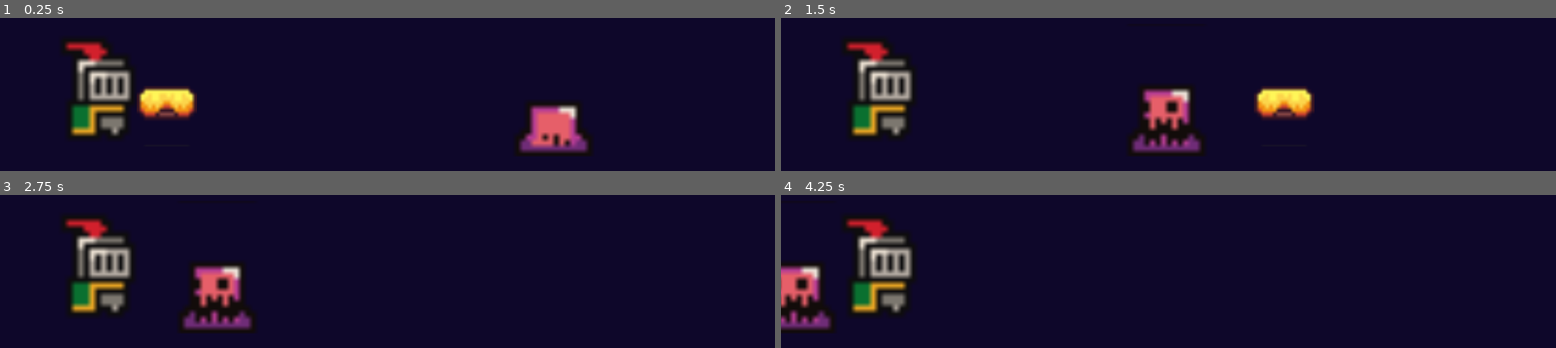
Above: before the commit, frames 1-4 (two rows, left to right).
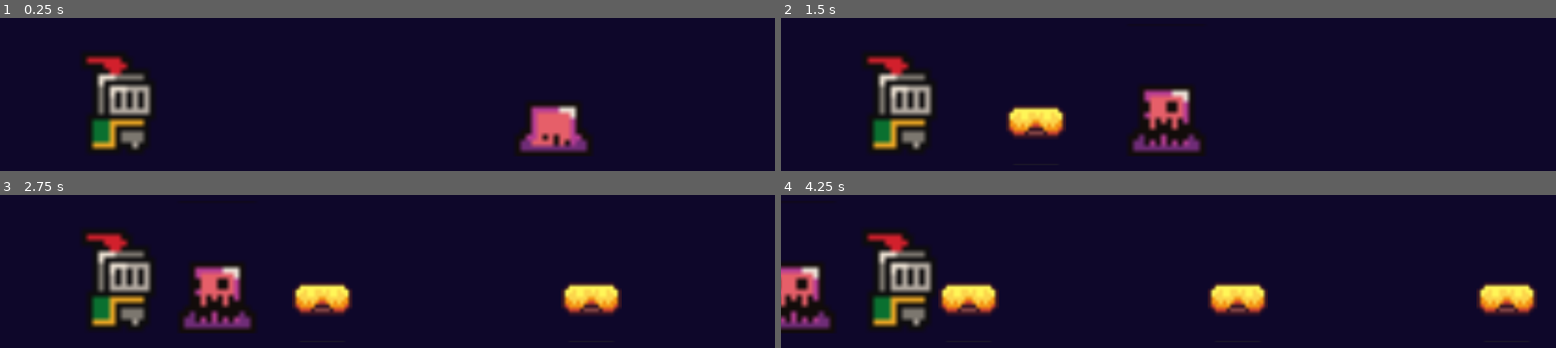
Above: after the commit, the same moments.

Repository: mightynumber2/godot-components
Game: Godot game, scene res://main.tscn
The game is run twice, just before and just after one commit, with the same random seed, the same clock (stepped at 60 frames per second) and the same inputs.
Inputs:
- Up to frame 1 (0.25 s): no input
- Up to frame 2 (1.5 s): no input
- Up to frame 3 (2.75 s): no input
- Up to frame 4 (4.25 s): no input

The runs differ from the first frame. In frame 1, 6.8% of the frame differs, in the area x 8-26%, y 13-88%; in frame 2, 8.7%; in frame 3, 8.7%; in frame 4, 10%, in the area x 8-98%, y 13-88%.

Commit message:
Add timer to knight for periodic projectile spawning
- Removed projectile node from scene root; projectiles are now dynamically created.
- Added a Timer node to the Knight node.
- Connected the Timer to knight.gd via a signal to handle projectile timing.
- Updated knight.gd to instantiate projectiles at 1-second intervals.

Diff:
--- a/knight.gd
+++ b/knight.gd
@@ -1 +1,12 @@
 extends Sprite2D
+
+@onready var timer: Timer = %Timer
+
+func _ready() -> void:
+	timer.timeout.connect(_on_timer_timeout)
+	timer.start()
+
+func _on_timer_timeout():
+	var projectile_scene = preload("res://projectile.tscn")
+	var new_projectile = projectile_scene.instantiate()
+	add_child(new_projectile)
--- a/main.tscn
+++ b/main.tscn
@@ -1,11 +1,9 @@
-[gd_scene load_steps=24 format=3 uid="uid://no3q2i4hm5o"]
+[gd_scene load_steps=20 format=3 uid="uid://no3q2i4hm5o"]
 
 [ext_resource type="Texture2D" uid="uid://blepkmsftxx6a" path="res://assets/sprites/slime_purple.png" id="1_nqnhd"]
 [ext_resource type="Script" path="res://slime.gd" id="1_tguxy"]
 [ext_resource type="Script" path="res://knight.gd" id="3_egjm8"]
-[ext_resource type="Script" path="res://projectile.gd" id="3_rggl7"]
 [ext_resource type="Texture2D" uid="uid://liok05avh2gq" path="res://assets/sprites/knight.png" id="3_wi6so"]
-[ext_resource type="Texture2D" uid="uid://cu5mkhbv1udj4" path="res://assets/sprites/platforms.png" id="4_bdio0"]
 
 [sub_resource type="CanvasTexture" id="CanvasTexture_jeh55"]
 
@@ -73,21 +71,6 @@
 "speed": 5.0
 }]
 
-[sub_resource type="AtlasTexture" id="AtlasTexture_5jfkj"]
-atlas = ExtResource("4_bdio0")
-region = Rect2(0, 32, 16, 16)
-
-[sub_resource type="SpriteFrames" id="SpriteFrames_gymdx"]
-animations = [{
-"frames": [{
-"duration": 1.0,
-"texture": SubResource("AtlasTexture_5jfkj")
-}],
-"loop": true,
-"name": &"default",
-"speed": 5.0
-}]
-
 [sub_resource type="AtlasTexture" id="AtlasTexture_3xml5"]
 atlas = ExtResource("3_wi6so")
 region = Rect2(0, 0, 32, 32)
@@ -145,23 +128,19 @@
 frame_progress = 0.226217
 flip_h = true
 
-[node name="Projectile" type="Sprite2D" parent="."]
-position = Vector2(148, 341)
-script = ExtResource("3_rggl7")
-metadata/_edit_group_ = true
-
-[node name="AnimatedSprite2D" type="AnimatedSprite2D" parent="Projectile"]
-scale = Vector2(5.59375, 5.59375)
-sprite_frames = SubResource("SpriteFrames_gymdx")
-
 [node name="Knight" type="Sprite2D" parent="."]
-position = Vector2(151, 276)
+position = Vector2(179, 369)
 script = ExtResource("3_egjm8")
 metadata/_edit_group_ = true
 
 [node name="AnimatedSprite2D" type="AnimatedSprite2D" parent="Knight"]
-position = Vector2(-1, -1)
+position = Vector2(1, -73)
 scale = Vector2(8.4375, 8.4375)
 sprite_frames = SubResource("SpriteFrames_u5goc")
 autoplay = "default"
 frame_progress = 0.0135433
+
+[node name="Timer" type="Timer" parent="Knight"]
+unique_name_in_owner = true
+
+[connection signal="timeout" from="Knight/Timer" to="Knight" method="_on_timer_timeout"]
--- /dev/null
+++ b/projectile.tscn
@@ -0,0 +1,27 @@
+[gd_scene load_steps=5 format=3 uid="uid://hovgr0kv2y2m"]
+
+[ext_resource type="Script" path="res://projectile.gd" id="1_ir7kn"]
+[ext_resource type="Texture2D" uid="uid://cu5mkhbv1udj4" path="res://assets/sprites/platforms.png" id="2_urhka"]
+
+[sub_resource type="AtlasTexture" id="AtlasTexture_5jfkj"]
+atlas = ExtResource("2_urhka")
+region = Rect2(0, 32, 16, 16)
+
+[sub_resource type="SpriteFrames" id="SpriteFrames_gymdx"]
+animations = [{
+"frames": [{
+"duration": 1.0,
+"texture": SubResource("AtlasTexture_5jfkj")
+}],
+"loop": true,
+"name": &"default",
+"speed": 5.0
+}]
+
+[node name="Projectile" type="Sprite2D"]
+script = ExtResource("1_ir7kn")
+metadata/_edit_group_ = true
+
+[node name="AnimatedSprite2D" type="AnimatedSprite2D" parent="."]
+scale = Vector2(5.59375, 5.59375)
+sprite_frames = SubResource("SpriteFrames_gymdx")
